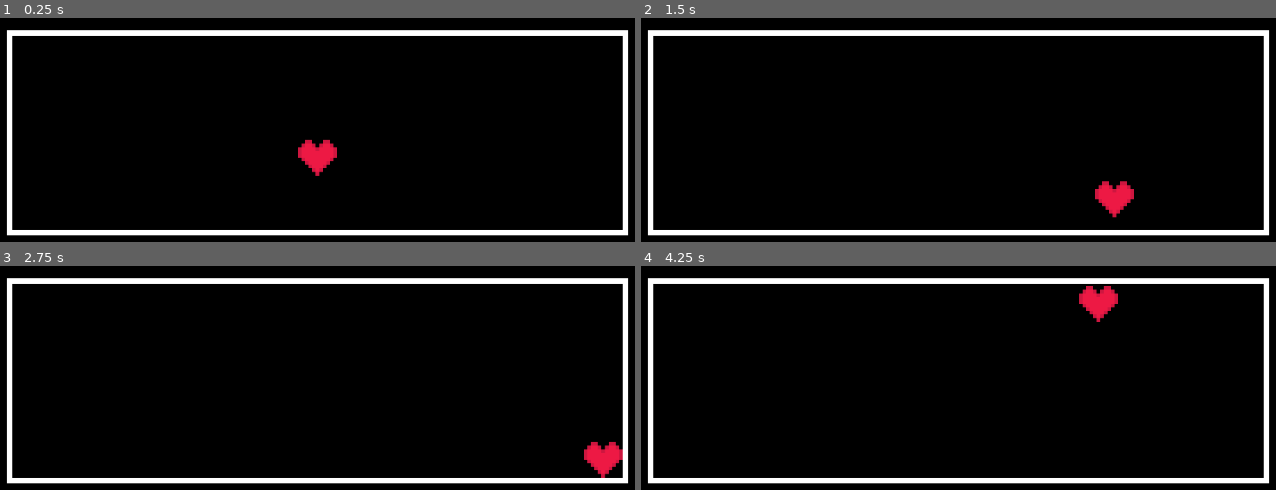
Above: before the commit, frames 1-4 (two rows, left to right).
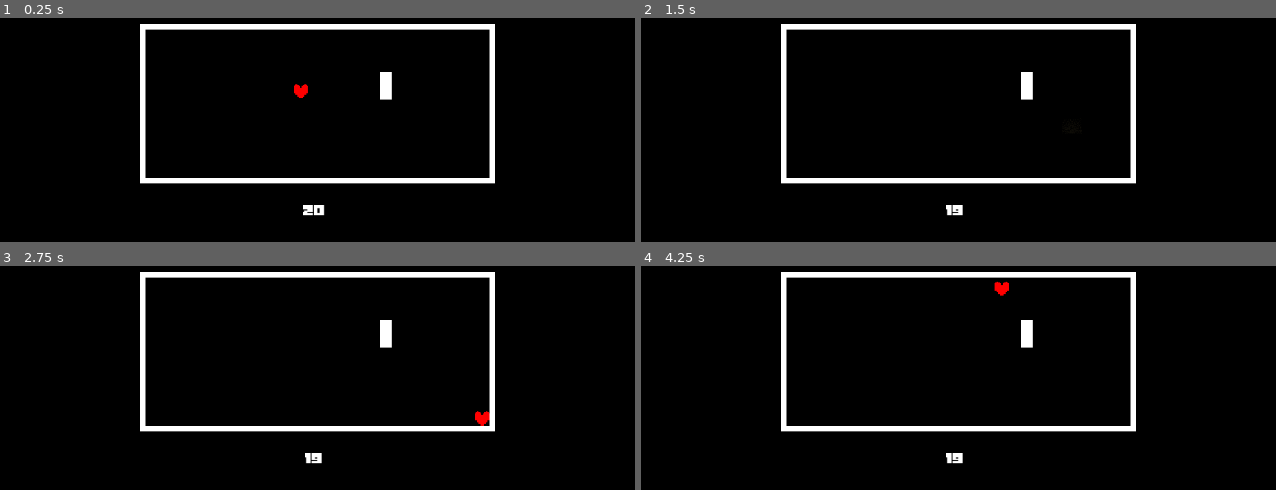
Above: after the commit, the same moments.

Repository: TiaSous/Rom_Hack_Undertale
Game: Godot game, scene res://Scenes/main.tscn
Two runs of this game, one before a commit and one after it. Both use one fixed random seed, a clock stepped at 60 frames per second and the inputs below.
Inputs:
- Up to frame 1 (0.25 s): no input
- Up to frame 2 (1.5 s): tap Enter at 0.5 s; hold Right (ui_right) 0.53-1.28 s; hold Down (ui_down) from 1.28 s (still down)
- Up to frame 3 (2.75 s): tap Space at 2 s; release Down (ui_down) at 2.03 s; hold Right (ui_right) from 2.03 s (still down)
- Up to frame 4 (4.25 s): release Right (ui_right) at 2.78 s; hold Up (ui_up) 2.78-3.53 s; hold Left (ui_left) from 3.53 s (still down)

The runs differ from the first frame. In frame 1, 12% of the frame differs, in the area x 1-100%, y 2-98%; in frame 2, 12%; in frame 3, 12%; in frame 4, 12%.

Commit message:
feat: add a damage system and add font from official undertale game

Diff:
--- a/rom_hack/Scenes/main.tscn
+++ b/rom_hack/Scenes/main.tscn
@@ -1,8 +1,14 @@
-[gd_scene load_steps=2 format=3 uid="uid://bl2f4hctb48gx"]
+[gd_scene load_steps=5 format=3 uid="uid://bl2f4hctb48gx"]
 
+[ext_resource type="Script" path="res://Scripts/main.gd" id="1_pex2i"]
 [ext_resource type="PackedScene" uid="uid://bydcnhp2iyxhe" path="res://Scenes/player.tscn" id="1_tk60y"]
+[ext_resource type="FontFile" uid="uid://by1v4bwqx2v5e" path="res://Font/MonsterFriendBack.otf" id="3_82hud"]
+
+[sub_resource type="RectangleShape2D" id="RectangleShape2D_8yayv"]
+size = Vector2(17, 40)
 
 [node name="Main" type="Node2D"]
+script = ExtResource("1_pex2i")
 
 [node name="Background" type="ColorRect" parent="."]
 offset_right = 1152.0
@@ -10,33 +16,65 @@
 color = Color(0, 0, 0, 1)
 
 [node name="StaticBody2D" type="StaticBody2D" parent="."]
+position = Vector2(0, -75)
 
 [node name="CollisionPolygon2D" type="CollisionPolygon2D" parent="StaticBody2D"]
-polygon = PackedVector2Array(128, 328, 128, 624, 1024, 624, 1024, 328, 136, 328, 136, 336, 1016, 336, 1016, 616, 136, 616, 136, 336)
+polygon = PackedVector2Array(320, 394, 321, 624, 832, 624, 832, 394, 320, 394, 328, 402, 824, 402, 824, 616, 328, 616, 328, 402)
 
 [node name="Top" type="ColorRect" parent="StaticBody2D"]
-offset_left = 128.0
-offset_top = 328.0
-offset_right = 1024.0
-offset_bottom = 336.0
+offset_left = 320.0
+offset_top = 394.0
+offset_right = 832.0
+offset_bottom = 402.0
 
 [node name="Left" type="ColorRect" parent="StaticBody2D"]
-offset_left = 128.0
-offset_top = 336.0
-offset_right = 136.0
-offset_bottom = 616.0
+offset_left = 320.0
+offset_top = 399.0
+offset_right = 328.0
+offset_bottom = 619.0
 
 [node name="Right" type="ColorRect" parent="StaticBody2D"]
-offset_left = 1016.0
-offset_top = 336.0
-offset_right = 1024.0
-offset_bottom = 616.0
+offset_left = 824.0
+offset_top = 400.0
+offset_right = 832.0
+offset_bottom = 619.0
 
 [node name="Bottom" type="ColorRect" parent="StaticBody2D"]
-offset_left = 128.0
+offset_left = 320.0
 offset_top = 616.0
-offset_right = 1024.0
+offset_right = 832.0
 offset_bottom = 624.0
 
 [node name="Player" parent="." instance=ExtResource("1_tk60y")]
-position = Vector2(576, 512)
+position = Vector2(552, 416)
+
+[node name="Life" type="Label" parent="."]
+anchors_preset = 7
+anchor_left = 0.5
+anchor_top = 1.0
+anchor_right = 0.5
+anchor_bottom = 1.0
+offset_left = 541.0
+offset_top = 556.0
+offset_right = 601.0
+offset_bottom = 621.0
+grow_horizontal = 2
+grow_vertical = 0
+theme_override_fonts/font = ExtResource("3_82hud")
+theme_override_font_sizes/font_size = 16
+text = "20"
+horizontal_alignment = 1
+vertical_alignment = 1
+
+[node name="Area2D" type="Area2D" parent="."]
+collision_mask = 0
+
+[node name="ColorRect" type="ColorRect" parent="Area2D"]
+offset_left = 666.0
+offset_top = 388.0
+offset_right = 683.0
+offset_bottom = 428.0
+
+[node name="CollisionShape2D" type="CollisionShape2D" parent="Area2D"]
+position = Vector2(674.5, 408)
+shape = SubResource("RectangleShape2D_8yayv")
--- a/rom_hack/Scenes/player.tscn
+++ b/rom_hack/Scenes/player.tscn
@@ -1,17 +1,49 @@
-[gd_scene load_steps=4 format=3 uid="uid://bydcnhp2iyxhe"]
+[gd_scene load_steps=7 format=3 uid="uid://bydcnhp2iyxhe"]
 
-[ext_resource type="Script" path="res://Scenes/player.gd" id="1_2sicc"]
-[ext_resource type="Texture2D" uid="uid://dumml1rojugm4" path="res://Asset/red-pixel-heart-2.png" id="1_daa0m"]
+[ext_resource type="Script" path="res://Scripts/player.gd" id="1_p2a2i"]
+[ext_resource type="Texture2D" uid="uid://7c6hn1gb1kxk" path="res://Asset/7c4606a37587a0f.png" id="2_i6rpx"]
+[ext_resource type="Texture2D" uid="uid://cgv53gqbtmwha" path="res://Asset/toppng.com-and-blank-effect-transparent-600x458.png" id="3_5jjkf"]
+
+[sub_resource type="SpriteFrames" id="SpriteFrames_wdmld"]
+animations = [{
+"frames": [{
+"duration": 1.0,
+"texture": ExtResource("2_i6rpx")
+}, {
+"duration": 1.0,
+"texture": ExtResource("3_5jjkf")
+}],
+"loop": true,
+"name": &"damage",
+"speed": 10.0
+}]
 
 [sub_resource type="RectangleShape2D" id="RectangleShape2D_qgxpx"]
-size = Vector2(56, 52)
+size = Vector2(60, 60)
+
+[sub_resource type="CircleShape2D" id="CircleShape2D_ejalf"]
+radius = 20.0
 
 [node name="Player" type="CharacterBody2D"]
-script = ExtResource("1_2sicc")
+scale = Vector2(0.35, 0.35)
+script = ExtResource("1_p2a2i")
 
-[node name="Sprite2D" type="Sprite2D" parent="."]
-scale = Vector2(0.0998395, 0.1)
-texture = ExtResource("1_daa0m")
+[node name="AnimatedSprite2D" type="AnimatedSprite2D" parent="."]
+scale = Vector2(0.1, 0.1)
+sprite_frames = SubResource("SpriteFrames_wdmld")
+animation = &"damage"
 
-[node name="CollisionShape2D" type="CollisionShape2D" parent="."]
+[node name="Collision" type="CollisionShape2D" parent="."]
 shape = SubResource("RectangleShape2D_qgxpx")
+
+[node name="Damage" type="Area2D" parent="."]
+collision_layer = 0
+
+[node name="CollisionShape2D" type="CollisionShape2D" parent="Damage"]
+shape = SubResource("CircleShape2D_ejalf")
+
+[node name="Timer" type="Timer" parent="."]
+wait_time = 1.5
+
+[connection signal="area_entered" from="Damage" to="." method="_on_can_take_damage_area_entered"]
+[connection signal="timeout" from="Timer" to="." method="_on_timer_timeout"]
--- /dev/null
+++ b/rom_hack/Scripts/main.gd
@@ -0,0 +1,13 @@
+extends Node2D
+
+@onready var player = $Player
+@onready var life = $Life
+
+# Called when the node enters the scene tree for the first time.
+func _ready():
+	pass # Replace with function body.
+
+
+# Called every frame. 'delta' is the elapsed time since the previous frame.
+func _process(delta):
+	life.text = str(player.life)
--- a/rom_hack/Scenes/player.gd
+++ b/rom_hack/Scripts/player.gd
@@ -1,12 +1,13 @@
 extends CharacterBody2D
 
 
-const SPEED = 300.0
+const SPEED = 250.0
 const JUMP_VELOCITY = -400.0
 
-# Get the gravity from the project settings to be synced with RigidBody nodes.
-var gravity = ProjectSettings.get_setting("physics/2d/default_gravity")
+var life = 20
 
+@onready var timer = $Timer
+@onready var animated_sprite_2d = $AnimatedSprite2D
 
 func _physics_process(delta):
 
@@ -25,3 +26,16 @@
 		velocity.y = move_toward(velocity.y, 0, SPEED)
 
 	move_and_slide()
+
+
+
+func _on_can_take_damage_area_entered(area):
+	if timer.is_stopped():
+		life -= 1
+		timer.start()
+		animated_sprite_2d.play("damage")
+
+
+func _on_timer_timeout():
+	timer.stop()
+	animated_sprite_2d.stop()
--- a/rom_hack/project.godot
+++ b/rom_hack/project.godot
@@ -14,3 +14,17 @@
 run/main_scene="res://Scenes/main.tscn"
 config/features=PackedStringArray("4.1", "Forward Plus")
 config/icon="res://icon.svg"
+
+[input]
+
+ui_left={
+"deadzone": 0.5,
+"events": [Object(InputEventKey,"resource_local_to_scene":false,"resource_name":"","device":0,"window_id":0,"alt_pressed":false,"shift_pressed":false,"ctrl_pressed":false,"meta_pressed":false,"pressed":false,"keycode":4194319,"physical_keycode":0,"key_label":0,"unicode":0,"echo":false,"script":null)
+, Object(InputEventJoypadButton,"resource_local_to_scene":false,"resource_name":"","device":0,"button_index":13,"pressure":0.0,"pressed":false,"script":null)
+, Object(InputEventJoypadMotion,"resource_local_to_scene":false,"resource_name":"","device":-1,"axis":0,"axis_value":-1.0,"script":null)
+]
+}
+
+[layer_names]
+
+2d_physics/layer_1="PlayerDamage"
Binary file added: rom_hack/Asset/7c4606a37587a0f.png
Not shown, added: rom_hack/Asset/7c4606a37587a0f.png.import
Binary file removed: rom_hack/Asset/red-pixel-heart-2.png
Binary file added: rom_hack/Asset/toppng.com-and-blank-effect-transparent-600x458.png
Not shown, changed: rom_hack/Asset/toppng.com-and-blank-effect-transparent-600x458.png.import
Binary file added: rom_hack/Font/MonsterFriendBack.otf
Not shown, added: rom_hack/Font/MonsterFriendBack.otf.import
